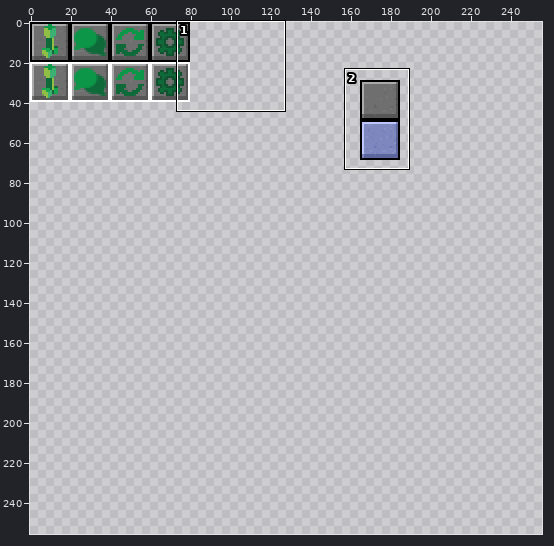
A sprite sheet gets an edit: common/src/main/resources/assets/minetogether/textures/widgets.png. The first picture is a wide view before the edit; the outline marks the close-up.
Close-up. Before the commit:
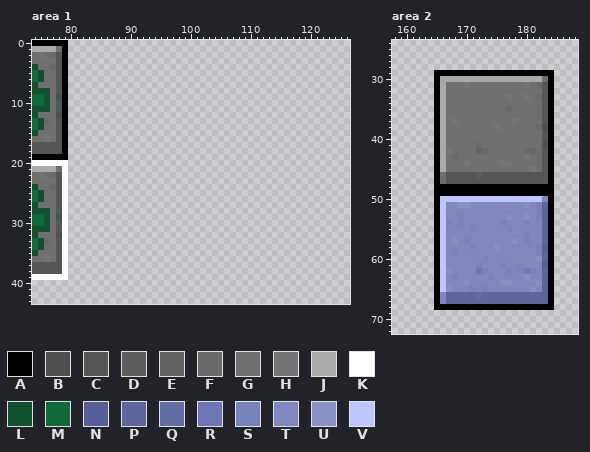
The file is 256x256 pixels. Colours within 5 levels of each other are drawn and written as one. Shown: area 1: x 74..126, y 0..43; area 2: x 158..188, y 24..72. The commit also changed other parts of the picture, which this record leaves out.
Palette (. is transparent): A #000000  B #4f4f4f  C #565656  D #5d5d5d  E #636363  F #696969  G #6f6f6f  H #757575  J #aaaaaa  K #ffffff  L #125130  M #0f6a3a  N #555f96  P #5c669d  Q #636ea5  R #6d77b6  S #7882bc  T #7e88bf  U #8690c3  V #bdc6ff
Pixels before, area 1, first column x 74:
 0 AAAAAA
 1 JJJJGA
 2 GHGFCA
 3 GGGGCA
 4 LGGFCA
 5 MLGGCA
 6 MLGGCA
 7 LGGGCA
 8 LLLGCA
 9 MMLGBA
10 MMLGCA
11 LLLGCA
12 LGGGBA
13 MLFGCA
14 MLGGCA
15 LGGGCA
16 GGHGCA
17 CCCCCA
18 CCCCCA
19 AAAAAA
20 KKKKKK
21 JJJJGK
22 GHGFCK
23 GGGGCK
24 LGGFCK
25 MLGGCK
26 MLGGCK
27 LGGGCK
28 LLLGCK
29 MMLGBK
30 MMLGCK
31 LLLGCK
32 LGGGBK
33 MLFGCK
34 MLGGCK
35 LGGGCK
36 GGHGCK
37 CCCCCK
38 CCCCCK
39 KKKKKK
Pixels before, area 2, first column x 165:
29 AAAAAAAAAAAAAAAAAAAA
30 AJJJJJJJJJJJJJJJJJGA
31 AJGGGHGGGGGGGGGHGFCA
32 AJGGGGGGGGGGGGGGGGCA
33 AJGGGGGGGGGGHGGHGFCA
34 AJGGGGGGGGGGGGGGGGCA
35 AJGGGGGGGGGGFGGGGGCA
36 AJGGGGGGGGGGGGGGGGCA
37 AJGHGGGGGGGGGHGGGGCA
38 AJGGGGGGGGHGGGGGGFBA
39 AJGGGGGGGGGGGGGGGGCA
40 AJGGGGGGGGGGGGGGGGCA
41 AJGGGGGFGGGGGGGGGGBA
42 AJHGGGGEFGGGGGGFFGCA
43 AJGFGGGGGGGGGGGHGGCA
44 AJGGGHGGGGGHHGGGGGCA
45 AJGGGGGGGGGGGGGGHGCA
46 AGCCCCCDCCCCCCCCCCCA
47 AGCCCCCCCCCCCCCCCCCA
48 AAAAAAAAAAAAAAAAAAAA
49 AAAAAAAAAAAAAAAAAAAA
50 AVVVVVVVVVVVVVVVVVTA
51 AVTTUUTTTTTTTTTUTSPA
52 AVTTTTTTTTTTTTTTTSPA
53 AVTTSTTTTTTTUTTUTSPA
54 AVSTSTTTTTTSTTTSTTPA
55 AVTTTTSTTTTTSTTTTTPA
56 AVTTTTTTTTTTTTTSTTPA
57 AVTUTSTTTTTTTUTSTTPA
58 AVTTTTSTTTUTTTTTTSNA
59 AVTSTTTTTTTTTTTTTSPA
60 AVTTTTTTSTTTTTTTTUPA
61 AVTTTTTSTTTSTTTTTTNA
62 AVUTTTTRSTTTSTSRSTPA
63 AVTSTTTTTSTTTTTUTTPA
64 AVTTTUTTTTTUUTTTTUPA
65 AVUTTTSTSTTTTTTTUTPA
66 ATPPPPPQPPPPPPPPPPPA
67 ATPPPPPPPPPPPPPPPPPA
68 AAAAAAAAAAAAAAAAAAAA
After the commit:
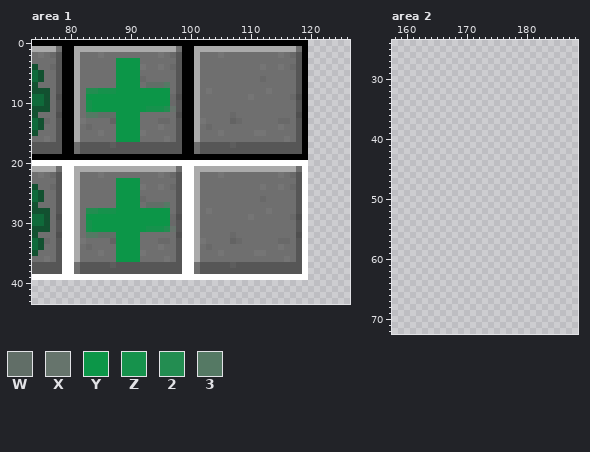
Colours new in this view: W #616e67  X #66746c  Y #0c9648  Z #16924c  2 #238d51  3 #557964
Diff:
Changed rows in their new state; - is an unchanged pixel.
Area 1:
first column x 80:
 0 AAAAAAAAAAAAAAAAAAAAAAAAAAAAAAAAAAAAAAAA
 1 AJJJJJJJJJJJJJJJJJGAAJJJJJJJJJJJJJJJJJGA
 2 AJGGGHGGGGGGGGGHGFCAAJGGGHGGGGGGGGGHGFCA
 3 AJGGGGGGYYYYGGGGGGCAAJGGGGGGGGGGGGGGGGCA
 4 AJGGGGGGYYYYHGGHGFCAAJGGGGGGGGGGHGGHGFCA
 5 AJGGGGGGYYYYGGGGGGCAAJGGGGGGGGGGGGGGGGCA
 6 AJGGGGGGYYYYFGGGGGCAAJGGGGGGGGGGFGGGGGCA
 7 AJGGGGGGYYYYGWWW3GCAAJGGGGGGGGGGGGGGGGCA
 8 AJG22ZZZYYYYYYYYYGCAAJGHGGGGGGGGGHGGGGCA
 9 AJGYYYYYYYYYYYYYYFBAAJGGGGGGGGHGGGGGGFBA
10 AJGZYYYYYYYYYYYYYFCAAJGGGGGGGGGGGGGGGGCA
11 AJGZYYYYYYYYYZZZ2XCAAJGGGGGGGGGGGGGGGGCA
12 AJG33WWWYYYYGGGGGGBAAJGGGGGFGGGGGGGGGGBA
13 AJHGGGGEYYYYGGGFFGCAAJHGGGGEFGGGGGGFFGCA
14 AJGFGGGGYYYYGGGHGGCAAJGFGGGGGGGGGGGHGGCA
15 AJGGGHGGYYYYHGGGGGCAAJGGGHGGGGGHHGGGGGCA
16 AJGGGGGGYYYYGGGGHGCAAJGGGGGGGGGGGGGGHGCA
17 AGCCCCCDCCCCCCCCCCCAAGCCCCCDCCCCCCCCCCCA
18 AGCCCCCCCCCCCCCCCCCAAGCCCCCCCCCCCCCCCCCA
19 AAAAAAAAAAAAAAAAAAAAAAAAAAAAAAAAAAAAAAAA
20 KKKKKKKKKKKKKKKKKKKKKKKKKKKKKKKKKKKKKKKK
21 KJJJJJJJJJJJJJJJJJGKKJJJJJJJJJJJJJJJJJGK
22 KJGGGHGGGGGGGGGHGFCKKJGGGHGGGGGGGGGHGFCK
23 KJGGGGGGYYYYGGGGGGCKKJGGGGGGGGGGGGGGGGCK
24 KJGGGGGGYYYYHGGHGFCKKJGGGGGGGGGGHGGHGFCK
25 KJGGGGGGYYYYGGGGGGCKKJGGGGGGGGGGGGGGGGCK
26 KJGGGGGGYYYYFGGGGGCKKJGGGGGGGGGGFGGGGGCK
27 KJGGGGGGYYYYGWWW3GCKKJGGGGGGGGGGGGGGGGCK
28 KJG22ZZZYYYYYYYYYGCKKJGHGGGGGGGGGHGGGGCK
29 KJGYYYYYYYYYYYYYYFBKKJGGGGGGGGHGGGGGGFBK
30 KJGZYYYYYYYYYYYYYFCKKJGGGGGGGGGGGGGGGGCK
31 KJGZYYYYYYYYYZZZ2XCKKJGGGGGGGGGGGGGGGGCK
32 KJG33WWWYYYYGGGGGGBKKJGGGGGFGGGGGGGGGGBK
33 KJHGGGGEYYYYGGGFFGCKKJHGGGGEFGGGGGGFFGCK
34 KJGFGGGGYYYYGGGHGGCKKJGFGGGGGGGGGGGHGGCK
35 KJGGGHGGYYYYHGGGGGCKKJGGGHGGGGGHHGGGGGCK
36 KJGGGGGGYYYYGGGGHGCKKJGGGGGGGGGGGGGGHGCK
37 KGCCCCCDCCCCCCCCCCCKKGCCCCCDCCCCCCCCCCCK
38 KGCCCCCCCCCCCCCCCCCKKGCCCCCCCCCCCCCCCCCK
39 KKKKKKKKKKKKKKKKKKKKKKKKKKKKKKKKKKKKKKKK
Area 2:
first column x 165:
29 ....................
30 ....................
31 ....................
32 ....................
33 ....................
34 ....................
35 ....................
36 ....................
37 ....................
38 ....................
39 ....................
40 ....................
41 ....................
42 ....................
43 ....................
44 ....................
45 ....................
46 ....................
47 ....................
48 ....................
49 ....................
50 ....................
51 ....................
52 ....................
53 ....................
54 ....................
55 ....................
56 ....................
57 ....................
58 ....................
59 ....................
60 ....................
61 ....................
62 ....................
63 ....................
64 ....................
65 ....................
66 ....................
67 ....................
68 ....................
Changed places in both close-ups, as pixel boxes (x1, y1, x2, y2):
added: (68, 40, 308, 280)
erased: (434, 70, 554, 310)
